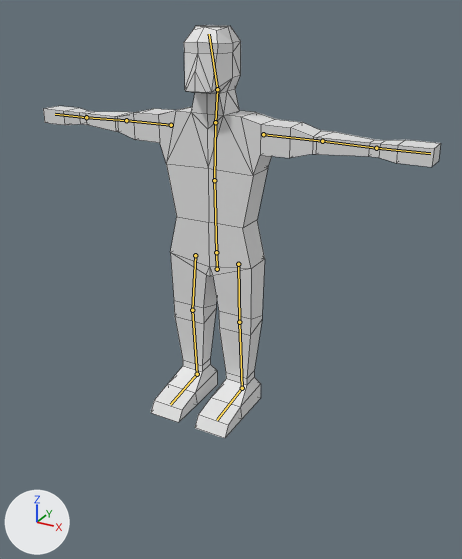
What one commit did to the Blender file Assets/Blends/Human.blend.
One viewpoint serves both versions: a 50 mm camera at (1.5, -2.59, 2.0) aimed at (0.17, -0.15, 0.79). The lights are fixed; the arrows at lower left show +X, +Y and +Z. The bones that bend it are drawn over the model as lines. Mesh edges are drawn as thin lines.

The first picture shows 'HumanMesh'.
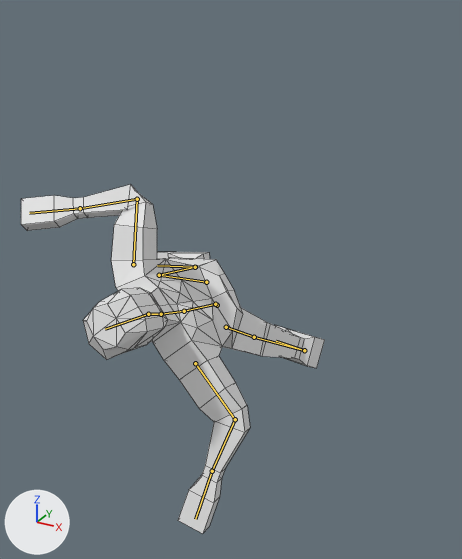
The newer file adds an action. The first version stands in its rest pose; the second is drawn at frame 20 of the action 'WallRunR'.

Location of each change, [x1, y1, x2, y2] in pixels of the pictures (462 x 559 px):
'HumanMesh', posed (24% narrower, 15% shorter)
    before: [43, 25, 441, 438]
    after: [21, 184, 325, 534]
bone 'Pelvis', root to tip
    before: (217, 269) to (216, 252)
    after: (217, 305) to (215, 304)
bone 'Stomach', root to tip
    before: (216, 252) to (214, 180)
    after: (215, 304) to (184, 311)
bone 'UArm.r', root to tip
    before: (171, 125) to (126, 120)
    after: (133, 264) to (137, 199)
bone 'LArm.r', root to tip
    before: (126, 120) to (86, 117)
    after: (137, 199) to (80, 208)
bone 'LArm.l', root to tip
    before: (322, 141) to (376, 148)
    after: (235, 419) to (212, 471)
bone 'ULeg.r', root to tip
    before: (195, 255) to (192, 310)
    after: (206, 282) to (159, 275)
bone 'LLeg.r', root to tip
    before: (192, 310) to (197, 374)
    after: (159, 275) to (195, 267)
bone 'ULeg.l', root to tip
    before: (238, 264) to (239, 322)
    after: (226, 327) to (254, 337)
bone 'LLeg.l', root to tip
    before: (239, 322) to (242, 388)
    after: (254, 337) to (304, 350)

The change, as a diff of the scene's bpy script:
```diff
--- a/Assets/Blends/Human.blend.py
+++ b/Assets/Blends/Human.blend.py
@@ bone_pelvis @@
 bone_pelvis = bpy.data.objects['Armature'].pose.bones['Pelvis']
-bone_pelvis.location = (0.0, 0.0, 0.0)
-bone_pelvis.rotation_euler = (0.0, 0.0, 0.0)  # degrees (0, 0, 0)
+bone_pelvis.location = (0.0, -0.2, 0.0)
+bone_pelvis.rotation_euler = (0.977, -0.209, -0.942)  # degrees (56, -12, -54)
@@ bone_stomach @@
 bone_stomach = bpy.data.objects['Armature'].pose.bones['Stomach']  # child of 'Pelvis'
-bone_stomach.rotation_euler = (0.0, 0.0, 0.0)  # degrees (0, 0, 0)
+bone_stomach.rotation_euler = (0.262, 0.175, 0.0524)  # degrees (15, 10, 3)
@@ bone_uarm_r @@
 bone_uarm_r = bpy.data.objects['Armature'].pose.bones['UArm.r']  # child of 'Chest'
-bone_uarm_r.rotation_euler = (0.0, 0.0, 0.0)  # degrees (0, 0, 0)
+bone_uarm_r.rotation_euler = (-0.611, 0.0, 0.0)  # degrees (-35, 0, 0)
@@ bone_larm_r @@
 bone_larm_r = bpy.data.objects['Armature'].pose.bones['LArm.r']  # child of 'UArm.r'
-bone_larm_r.rotation_euler = (0.0, 0.0, 0.0)  # degrees (0, 0, 0)
+bone_larm_r.rotation_euler = (1.745, 0.279, 0.297)  # degrees (100, 16, 17)
@@ bone_larm_l @@
 bone_larm_l = bpy.data.objects['Armature'].pose.bones['LArm.l']  # child of 'UArm.l'
-bone_larm_l.rotation_euler = (0.0, 0.0, 0.0)  # degrees (0, 0, 0)
+bone_larm_l.rotation_euler = (0.96, 0.0, 0.0)  # degrees (55, 0, 0)
@@ bone_uleg_r @@
 bone_uleg_r = bpy.data.objects['Armature'].pose.bones['ULeg.r']  # child of 'Pelvis'
-bone_uleg_r.rotation_euler = (0.0, 0.0, 0.0)  # degrees (0, 0, 0)
+bone_uleg_r.rotation_euler = (0.908, 0.401, -0.314)  # degrees (52, 23, -18)
@@ bone_lleg_r @@
 bone_lleg_r = bpy.data.objects['Armature'].pose.bones['LLeg.r']  # child of 'ULeg.r'
-bone_lleg_r.rotation_euler = (0.0, 0.0, 0.0)  # degrees (0, 0, 0)
+bone_lleg_r.rotation_euler = (-1.309, 0.0698, 0.0349)  # degrees (-75, 4, 2)
@@ bone_uleg_l @@
 bone_uleg_l = bpy.data.objects['Armature'].pose.bones['ULeg.l']  # child of 'Pelvis'
-bone_uleg_l.rotation_euler = (0.0, 0.0, 0.0)  # degrees (0, 0, 0)
+bone_uleg_l.rotation_euler = (-0.506, 0.716, -0.0524)  # degrees (-29, 41, -3)
@@ bone_lleg_l @@
 bone_lleg_l = bpy.data.objects['Armature'].pose.bones['LLeg.l']  # child of 'ULeg.l'
-bone_lleg_l.rotation_euler = (0.0, 0.0, 0.0)  # degrees (0, 0, 0)
+bone_lleg_l.rotation_euler = (-0.175, 0.0, 0.0)  # degrees (-10, 0, 0)
```
